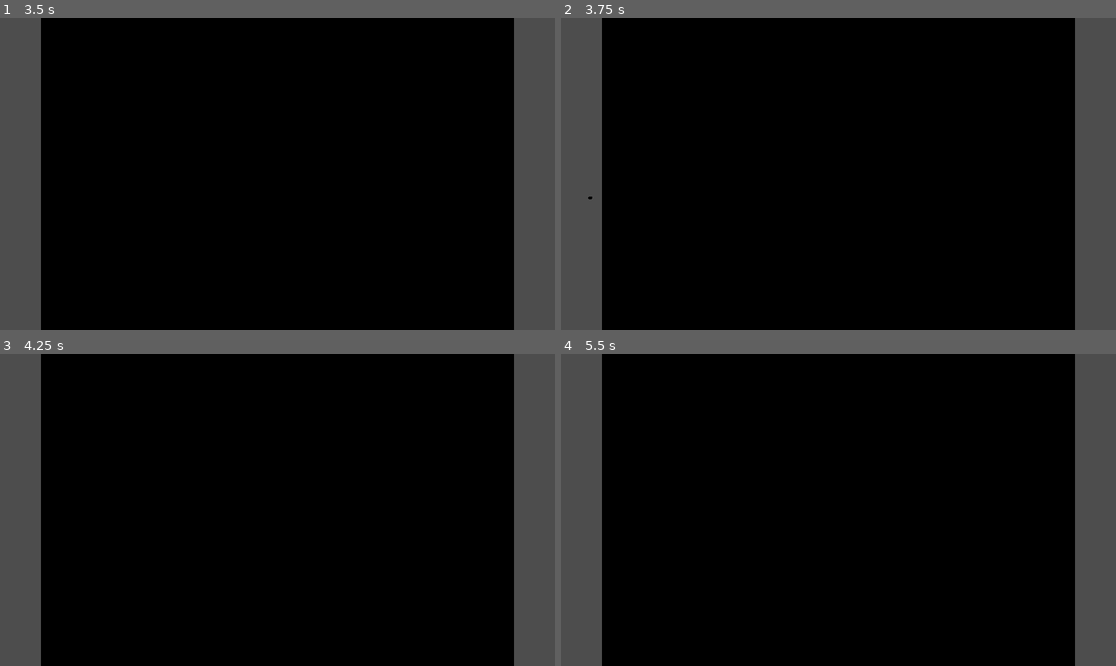
Above: before the commit, frames 1-4 (two rows, left to right).
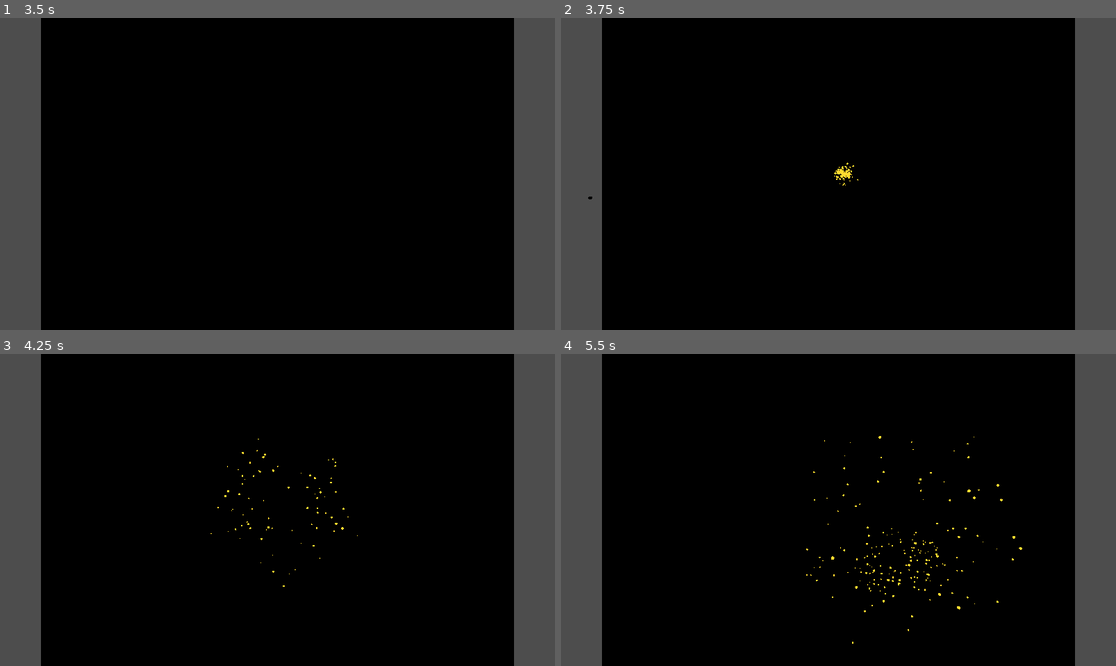
Above: after the commit, the same moments.

Repository: HennyBicks01/tanks
Game: Godot game, scene res://scenes/Main.tscn
The game is run twice, just before and just after one commit, with the same random seed, the same clock (stepped at 60 frames per second) and the same inputs.
Inputs (mouse positions are in pixels of both pictures, inside the frame that each line leads up to):
- Up to frame 1 (3.5 s): tap Enter at 0.5, 2 s; move the mouse to (399, 158) at 0.52 s; hold Right (right) 0.53-1.28 s; right-click (399, 158) at 0.6 s; tap Space at 1.25, 2.75 s; move the mouse to (166, 189) at 1.27 s; hold Down (down) 1.28-2.03 s; click (166, 189) at 1.35 s; right-click (166, 189) at 1.55 s; move the mouse to (333, 105) at 2.02 s; hold Right (right) 2.03-2.78 s; right-click (333, 105) at 2.1 s; move the mouse to (249, 236) at 2.77 s; hold Up (up) from 2.78 s (still down); right-click (249, 236) at 2.85 s
- Up to frame 2 (3.75 s): tap Enter at 3.5 s; move the mouse to (1005, 220) at 3.52 s; release Up (up) at 3.53 s; hold Left (left) from 3.53 s (still down); click (1005, 220) at 3.6 s
- Up to frame 3 (4.25 s): keep holding Left (left); right-click (444, 556) at 3.8 s
- Up to frame 4 (5.5 s): move the mouse to (672, 463) at 4.27 s; right-click (672, 463) at 4.35 s; move the mouse to (866, 510) at 5.02 s; release Left (left) at 5.03 s; hold Down (down) from 5.03 s (still down); right-click (866, 510) at 5.1 s

Frame 1 is identical in both runs. In frame 2, less than 0.1% of the frame differs, in the area x 49-54%, y 46-54%; in frame 3, 0.1%; in frame 4, 0.3%, in the area x 44-84%, y 26-93%.

Commit message:
added landmine scene and particle explosion im bad at godot

Diff:
--- a/project.godot
+++ b/project.godot
@@ -46,3 +46,8 @@
 "events": [Object(InputEventMouseButton,"resource_local_to_scene":false,"resource_name":"","device":-1,"window_id":0,"a …(256 unchanged characters)…
 ]
 }
+place_landmine={
+"deadzone": 0.5,
+"events": [Object(InputEventMouseButton,"resource_local_to_scene":false,"resource_name":"","device":-1,"window_id":0,"alt_pressed":false,"shift_pressed":false,"ctrl_pressed":false,"meta_pressed":false,"button_mask":2,"position":Vector2(153, 23),"global_position":Vector2(162, 69),"factor":1.0,"button_index":2,"canceled":false,"pressed":true,"double_click":false,"script":null)
+]
+}
--- /dev/null
+++ b/scenes/Landmine.tscn
@@ -0,0 +1,91 @@
+[gd_scene load_steps=9 format=3 uid="uid://cy6bqcc10i5ry"]
+
+[ext_resource type="Script" path="res://scenes/landmine.gd" id="1_xxxxxx"]
+
+[sub_resource type="CylinderMesh" id="CylinderMesh_xxxxx"]
+height = 0.2
+
+[sub_resource type="SphereShape3D" id="SphereShape3D_xxxxx"]
+radius = 2.5
+
+[sub_resource type="ParticleProcessMaterial" id="ParticleProcessMaterial_qkw3h"]
+emission_shape = 1
+emission_sphere_radius = 0.5
+direction = Vector3(0, 1, 0)
+spread = 180.0
+initial_velocity_min = 10.0
+initial_velocity_max = 20.0
+scale_min = 0.5
+scale_max = 1.5
+color = Color(1, 0.7, 0, 1)
+
+[sub_resource type="StandardMaterial3D" id="StandardMaterial3D_w08fv"]
+albedo_color = Color(1, 0.556863, 0.2, 1)
+emission_enabled = true
+emission = Color(0.91735, 0.572475, 0.125389, 1)
+emission_energy_multiplier = 1.5
+
+[sub_resource type="SphereMesh" id="SphereMesh_pomd3"]
+material = SubResource("StandardMaterial3D_w08fv")
+radius = 0.1
+height = 0.2
+
+[sub_resource type="Animation" id="Animation_dhoop"]
+resource_name = "explosion"
+length = 2.0
+tracks/0/type = "value"
+tracks/0/imported = false
+tracks/0/enabled = true
+tracks/0/path = NodePath("GPUParticles3D:emitting")
+tracks/0/interp = 1
+tracks/0/loop_wrap = true
+tracks/0/keys = {
+"times": PackedFloat32Array(0),
+"transitions": PackedFloat32Array(1),
+"update": 1,
+"values": [true]
+}
+tracks/1/type = "value"
+tracks/1/imported = false
+tracks/1/enabled = true
+tracks/1/path = NodePath("MeshInstance3D:visible")
+tracks/1/interp = 1
+tracks/1/loop_wrap = true
+tracks/1/keys = {
+"times": PackedFloat32Array(0),
+"transitions": PackedFloat32Array(1),
+"update": 1,
+"values": [false]
+}
+
+[sub_resource type="AnimationLibrary" id="AnimationLibrary_sbnf7"]
+_data = {
+"explosion": SubResource("Animation_dhoop")
+}
+
+[node name="Landmine" type="Node3D"]
+script = ExtResource("1_xxxxxx")
+
+[node name="MeshInstance3D" type="MeshInstance3D" parent="."]
+visible = false
+mesh = SubResource("CylinderMesh_xxxxx")
+
+[node name="Area3D" type="Area3D" parent="."]
+
+[node name="CollisionShape3D" type="CollisionShape3D" parent="Area3D"]
+shape = SubResource("SphereShape3D_xxxxx")
+
+[node name="GPUParticles3D" type="GPUParticles3D" parent="."]
+emitting = false
+amount = 200
+one_shot = true
+explosiveness = 0.9
+process_material = SubResource("ParticleProcessMaterial_qkw3h")
+draw_pass_1 = SubResource("SphereMesh_pomd3")
+
+[node name="AnimationPlayer" type="AnimationPlayer" parent="."]
+libraries = {
+"": SubResource("AnimationLibrary_sbnf7")
+}
+
+[connection signal="area_entered" from="Area3D" to="." method="_on_area_3d_area_entered"]
--- a/scenes/Tank.tscn
+++ b/scenes/Tank.tscn
@@ -1,6 +1,7 @@
-[gd_scene load_steps=5 format=3 uid="uid://dkrruyarmnypm"]
+[gd_scene load_steps=6 format=3 uid="uid://dkrruyarmnypm"]
 
 [ext_resource type="Script" path="res://scenes/tank.gd" id="1_1pogw"]
+[ext_resource type="PackedScene" uid="uid://cy6bqcc10i5ry" path="res://scenes/Landmine.tscn" id="2_xxxxx"]
 
 [sub_resource type="BoxMesh" id="BoxMesh_tkg2l"]
 size = Vector3(2, 1, 3)
@@ -15,6 +16,7 @@
 
 [node name="Tank" type="CharacterBody3D"]
 script = ExtResource("1_1pogw")
+landmine_scene = ExtResource("2_xxxxx")
 
 [node name="MeshInstance3D" type="MeshInstance3D" parent="."]
 mesh = SubResource("BoxMesh_tkg2l")
--- /dev/null
+++ b/scenes/landmine.gd
@@ -0,0 +1,55 @@
+extends Node3D
+
+@export var explosion_radius = 5.0
+@export var damage = 50
+@export var fuse_time = 3.0  # Time before the mine explodes
+
+var is_armed = true  # The mine is now armed immediately
+
+@onready var mesh_instance = $MeshInstance3D
+@onready var particles = $GPUParticles3D
+@onready var animation_player = $AnimationPlayer
+
+func _ready():
+	# Add a material to make the landmine visible
+	var material = StandardMaterial3D.new()
+	material.albedo_color = Color(1, 0, 0)  # Red color to indicate it's armed
+	if mesh_instance:
+		mesh_instance.material_override = material
+		mesh_instance.visible = true  # Ensure the mine is visible when placed
+	else:
+		print("MeshInstance3D not found in Landmine scene")
+
+	# Set up a timer for explosion
+	var timer = get_tree().create_timer(fuse_time)
+	timer.timeout.connect(explode)
+
+func explode():
+	# Get all bodies in the explosion radius
+	var space_state = get_world_3d().direct_space_state
+	var query = PhysicsShapeQueryParameters3D.new()
+	var shape = SphereShape3D.new()
+	shape.radius = explosion_radius
+	query.shape = shape
+	query.transform = global_transform
+	var results = space_state.intersect_shape(query)
+
+	# Apply damage to bodies in range
+	for result in results:
+		var body = result["collider"]
+		if body.has_method("take_damage"):
+			body.take_damage(damage)
+
+	# Play explosion animation
+	if animation_player:
+		animation_player.play("explosion")
+		# Wait for the animation to finish before removing the landmine
+		await animation_player.animation_finished
+	else:
+		print("AnimationPlayer not found in Landmine scene")
+
+	queue_free()
+
+func _on_area_3d_area_entered(area):
+	if area.is_in_group("projectiles"):
+		explode()
--- a/scenes/projectile.gd
+++ b/scenes/projectile.gd
@@ -28,6 +28,8 @@
 	if launch_direction != Vector3.ZERO:
 		apply_central_impulse(launch_direction.normalized() * speed)
 
+	add_to_group("projectiles")
+
 func launch(direction: Vector3):
 	launch_direction = direction
 	if is_inside_tree():
--- a/scenes/tank.gd
+++ b/scenes/tank.gd
@@ -1,6 +1,7 @@
 extends CharacterBody3D
 
 @export var speed = 10.0
+@export var landmine_scene: PackedScene
 
 @onready var cannon = $Cannon
 
@@ -9,6 +10,12 @@
 	var material = StandardMaterial3D.new()
 	material.albedo_color = Color(0.2, 0.2, 0.8)  # Blue color
 	$MeshInstance3D.material_override = material
+
+	# Debug: Check if landmine_scene is assigned
+	if landmine_scene:
+		print("Landmine scene is assigned")
+	else:
+		print("Landmine scene is NOT assigned")
 
 func _physics_process(_delta):
 	var input_dir = Input.get_vector("left", "right", "up", "down")
@@ -32,6 +39,9 @@
 	if Input.is_action_just_pressed("shoot"):
 		shoot()
 
+	if Input.is_action_just_pressed("place_landmine"):
+		place_landmine()
+
 func get_mouse_position():
 	var camera = get_viewport().get_camera_3d()
 	var mouse_pos = get_viewport().get_mouse_position()
@@ -53,3 +63,12 @@
 	var shoot_direction = -cannon.global_transform.basis.z
 	shoot_direction.y = 0  # Ensure projectile moves only in X-Z plane
 	projectile.launch(shoot_direction)
+
+func place_landmine():
+	if landmine_scene:
+		var landmine = landmine_scene.instantiate()
+		get_parent().add_child(landmine)
+		landmine.global_position = global_position + Vector3(0, 0.1, 0)
+		print("Landmine placed at: ", landmine.global_position)
+	else:
+		print("Landmine scene not assigned!")
Not shown, changed: Models/Landmine.blend.import
Not shown, removed: Landmine.blend
Not shown, added: Models/Landmine.blend
Not shown, added: Upgrades.md
